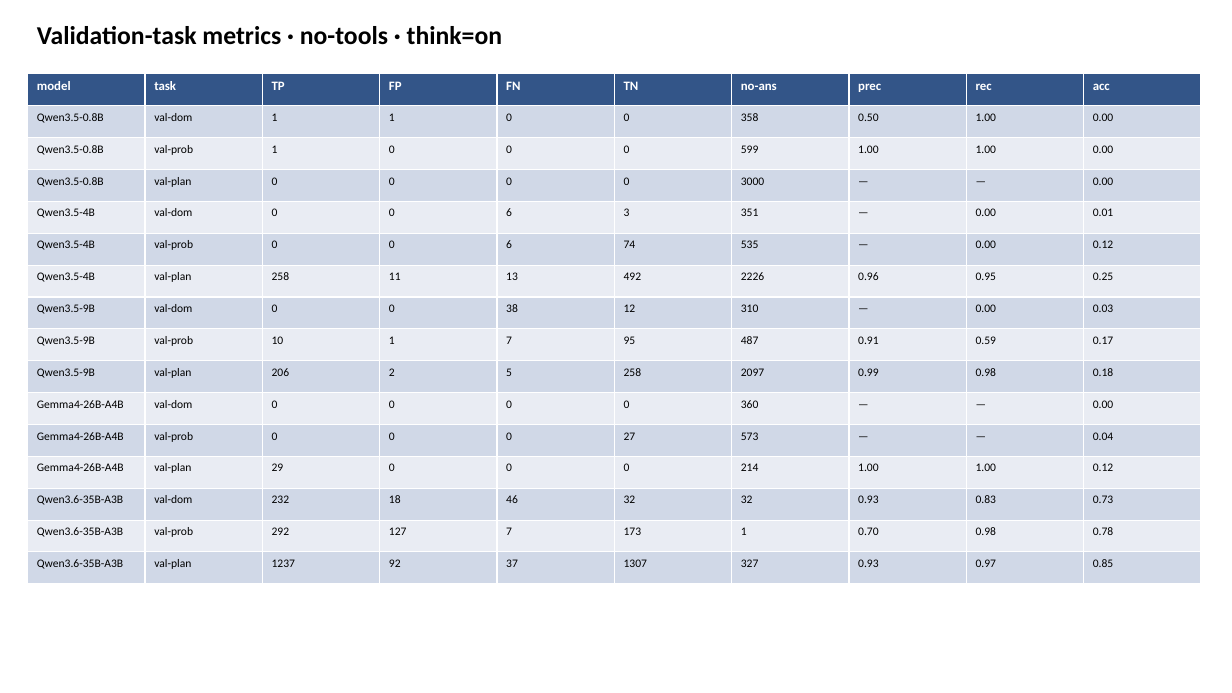
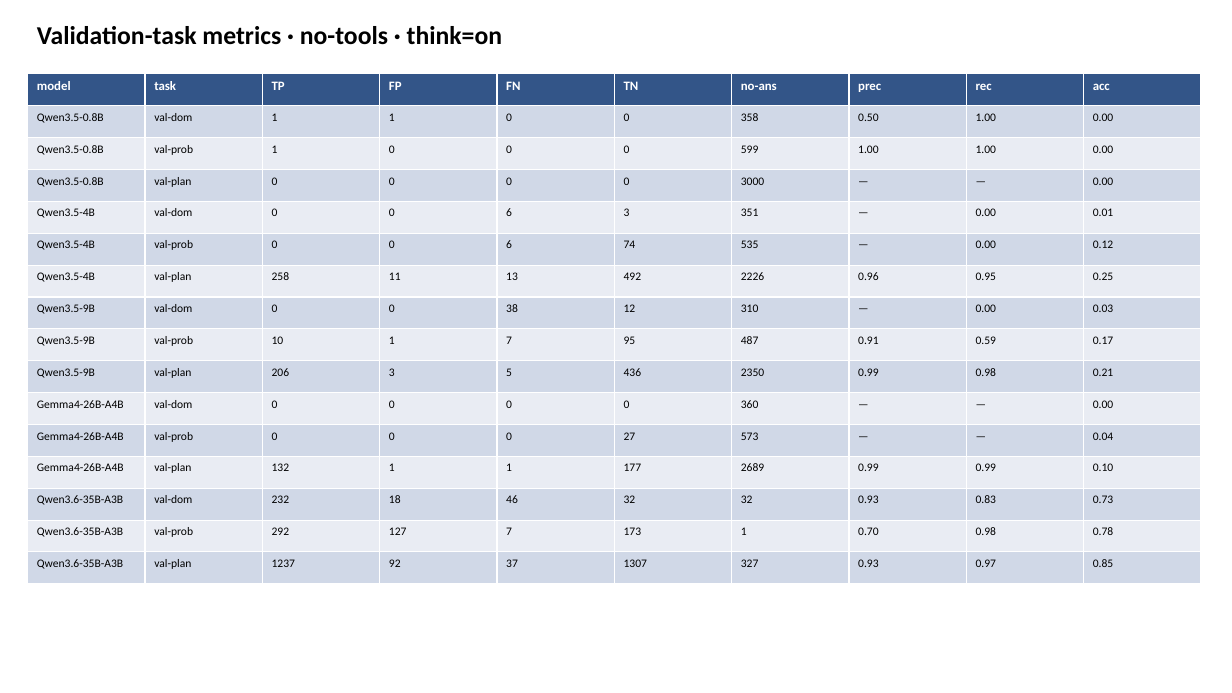
Before and after one commit to SPL-BGU/pddl-copilot-experiments, a slide deck: slide 25 of checkpoints/sweep5-live/pddl_copilot_sweep5_live.pptx. Drawn at 1232x693 pixels with LibreOffice and Linux fonts; fonts in the diff are those of the drawing. Boxes give left, top, right and bottom in pixels: in the first picture for what was removed or moved away, otherwise in the second. Text is boxed around its words. In the diff, an @@ line names an element or a change of style, - is before the commit and + after.

```diff
--- a/checkpoints/sweep5-live/pddl_copilot_sweep5_live.pptx
+++ b/checkpoints/sweep5-live/pddl_copilot_sweep5_live.pptx
@@ table at box(28, 74, 1202, 584) @@
-row 10: Qwen3.5-9B | val-plan | 206 | 2 | 5 | 258 | 2097 | 0.99 | 0.98 | 0.18
+row 10: Qwen3.5-9B | val-plan | 206 | 3 | 5 | 436 | 2350 | 0.99 | 0.98 | 0.21
-row 13: Gemma4-26B-A4B | val-plan | 29 | 0 | 0 | 0 | 214 | 1.00 | 1.00 | 0.12
+row 13: Gemma4-26B-A4B | val-plan | 132 | 1 | 1 | 177 | 2689 | 0.99 | 0.99 | 0.10
```
Also in this commit, not shown: 3 other slides changed, 2 other files.
